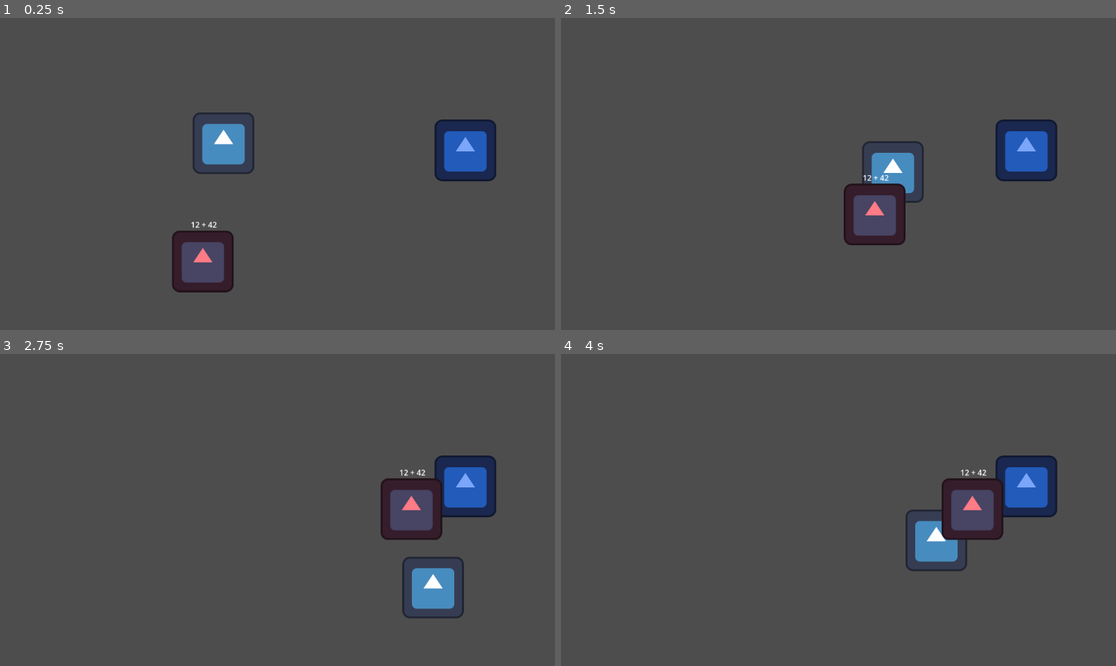
Above: before the commit, frames 1-4 (two rows, left to right).
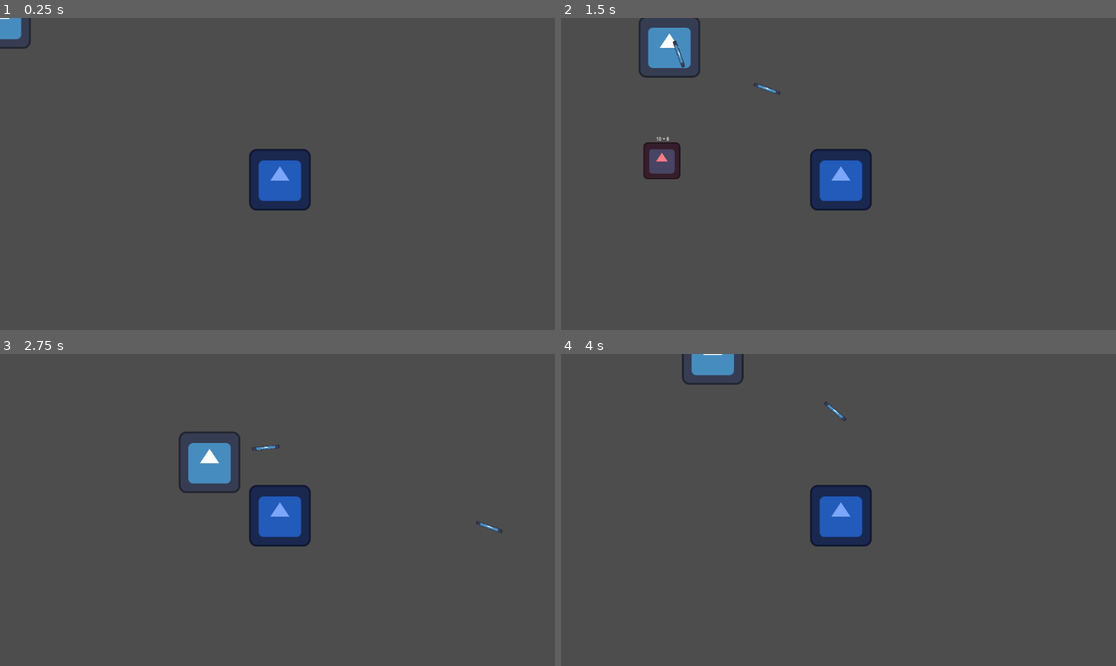
Above: after the commit, the same moments.

Repository: Fatbonks/quiz-game
Game: Godot game, scene res://world.tscn
The game is run twice, just before and just after one commit, with the same random seed, the same clock (stepped at 60 frames per second) and the same inputs. The engine's default icon, where the game draws it, is replaced by a stand-in: a white triangle on a blue panel in a dark square.
Inputs (mouse positions are in pixels of both pictures, inside the frame that each line leads up to):
- Up to frame 1 (0.25 s): no input
- Up to frame 2 (1.5 s): move the mouse to (960, 158) at 0.52 s; hold Right (ui_right) 0.53-1.28 s; click (960, 158) at 0.6 s; move the mouse to (727, 189) at 1.27 s; hold Down (ui_down) from 1.28 s (still down); click (727, 189) at 1.35 s
- Up to frame 3 (2.75 s): move the mouse to (333, 441) at 2.02 s; release Down (ui_down) at 2.03 s; hold Right (ui_right) from 2.03 s (still down); click (333, 441) at 2.1 s
- Up to frame 4 (4 s): move the mouse to (810, 572) at 2.77 s; release Right (ui_right) at 2.78 s; hold Up (ui_up) 2.78-3.53 s; click (810, 572) at 2.85 s; move the mouse to (1005, 556) at 3.52 s; hold Left (ui_left) from 3.53 s (still down); click (1005, 556) at 3.6 s

The runs differ from the first frame. In frame 1, 7.2% of the frame differs, in the area x 0-90%, y 0-88%; in frame 2, 8.0%; in frame 3, 8.1%, in the area x 32-91%, y 24-85%; in frame 4, 7.2%.

Commit message:
added bullets
can now shoot enemy

Diff:
--- a/Global.gd
+++ b/Global.gd
@@ -1,3 +1,5 @@
 extends Node
 
+
+var number_ans = randi_range(1, 50)
 signal tower_pos(pos)
--- /dev/null
+++ b/Hitbox.gd
@@ -0,0 +1,6 @@
+extends Area2D
+
+@export var enemy:Node2D
+
+func destroy_enemy():
+	enemy.queue_free()
--- a/Player.gd
+++ b/Player.gd
@@ -1,9 +1,9 @@
 extends CharacterBody2D
 
-
+@export var world: Node2D
 const SPEED = 300.0
 const JUMP_VELOCITY = -400.0
-
+var bullet = preload("res://bullet.tscn")
 # Get the gravity from the project settings to be synced with RigidBody nodes.
 var gravity = ProjectSettings.get_setting("physics/2d/default_gravity")
 
@@ -23,4 +23,9 @@
 	else:
 		velocity.y = move_toward(velocity.y, 0, SPEED)
 
+	if Input.is_action_just_pressed("shoot"):
+		var bullet_inst = bullet.instantiate()
+		owner.add_child(bullet_inst)
+		bullet_inst.global_position = global_position
+		bullet_inst.look_at(get_global_mouse_position())
 	move_and_slide()
--- /dev/null
+++ b/bullet.gd
@@ -0,0 +1,17 @@
+extends Area2D
+
+
+
+func _physics_process(delta):
+	var dir = Vector2.RIGHT.rotated(rotation)
+	global_position += 500 * dir * delta
+
+
+func _on_area_entered(area):
+	if area.is_in_group("enemy"):
+		area.destroy_enemy()
+		queue_free()
+
+
+func _on_visible_on_screen_notifier_2d_screen_exited():
+	queue_free()
--- /dev/null
+++ b/bullet.tscn
@@ -0,0 +1,26 @@
+[gd_scene load_steps=4 format=3 uid="uid://ctlgmjwprmd1b"]
+
+[ext_resource type="Texture2D" uid="uid://dhvw3ru8ijal" path="res://icon.svg" id="1_aiycn"]
+[ext_resource type="Script" path="res://bullet.gd" id="1_cc33e"]
+
+[sub_resource type="RectangleShape2D" id="RectangleShape2D_h2eh0"]
+size = Vector2(47, 8)
+
+[node name="bullet" type="Area2D"]
+monitorable = false
+script = ExtResource("1_cc33e")
+
+[node name="CollisionShape2D" type="CollisionShape2D" parent="."]
+position = Vector2(-1.5, 0)
+shape = SubResource("RectangleShape2D_h2eh0")
+
+[node name="Sprite2D" type="Sprite2D" parent="."]
+scale = Vector2(0.445313, 0.0625)
+texture = ExtResource("1_aiycn")
+
+[node name="VisibleOnScreenNotifier2D" type="VisibleOnScreenNotifier2D" parent="."]
+position = Vector2(0, 5.96046e-08)
+scale = Vector2(1, 0.4)
+
+[connection signal="area_entered" from="." to="." method="_on_area_entered"]
+[connection signal="screen_exited" from="VisibleOnScreenNotifier2D" to="." method="_on_visible_on_screen_notifier_2d_screen_exited"]
--- a/enemy.tscn
+++ b/enemy.tscn
@@ -1,8 +1,9 @@
-[gd_scene load_steps=5 format=3 uid="uid://uk4pb7ln3j3"]
+[gd_scene load_steps=6 format=3 uid="uid://uk4pb7ln3j3"]
 
 [ext_resource type="Script" path="res://enemy.gd" id="1_7hxbw"]
 [ext_resource type="Texture2D" uid="uid://dhvw3ru8ijal" path="res://icon.svg" id="1_d1n2y"]
 [ext_resource type="PackedScene" uid="uid://ccdmce3einbpq" path="res://enemy_ai.tscn" id="2_60uam"]
+[ext_resource type="Script" path="res://Hitbox.gd" id="4_sq8qx"]
 
 [sub_resource type="RectangleShape2D" id="RectangleShape2D_3itbf"]
 size = Vector2(118, 115)
@@ -17,11 +18,13 @@
 
 [node name="enemyAi" parent="." instance=ExtResource("2_60uam")]
 
-[node name="Area2D" type="Area2D" parent="."]
+[node name="Hitbox" type="Area2D" parent="." node_paths=PackedStringArray("enemy") groups=["enemy"]]
+script = ExtResource("4_sq8qx")
+enemy = NodePath("..")
 
-[node name="CollisionShape2D" type="CollisionShape2D" parent="Area2D"]
+[node name="CollisionShape2D" type="CollisionShape2D" parent="Hitbox"]
 position = Vector2(1, 0.5)
 shape = SubResource("RectangleShape2D_3itbf")
 
-[connection signal="body_entered" from="Area2D" to="." method="_on_area_2d_body_entered"]
-[connection signal="body_exited" from="Area2D" to="." method="_on_area_2d_body_exited"]
+[connection signal="body_entered" from="Hitbox" to="." method="_on_area_2d_body_entered"]
+[connection signal="body_exited" from="Hitbox" to="." method="_on_area_2d_body_exited"]
--- a/enemyAi.gd
+++ b/enemyAi.gd
@@ -5,7 +5,7 @@
 var enemy_num: int
 func _ready():
 	randomize()
-	enemy_num = 54
+	enemy_num = Global.number_ans
 	for e in range(enemy_num+1):
 		var j = str(e, " + ", enemy_num-e)
 		lis.insert(0, j)
--- a/project.godot
+++ b/project.godot
@@ -57,6 +57,11 @@
 "deadzone": 0.5,
 "events": []
 }
+shoot={
+"deadzone": 0.5,
+"events": [Object(InputEventMouseButton,"resource_local_to_scene":false,"resource_name":"","device":-1,"window_id":0,"alt_pressed":false,"shift_pressed":false,"ctrl_pressed":false,"meta_pressed":false,"button_mask":1,"position":Vector2(258, 22),"global_position":Vector2(262, 65),"factor":1.0,"button_index":1,"canceled":false,"pressed":true,"double_click":false,"script":null)
+]
+}
 
 [rendering]
 
--- a/world.tscn
+++ b/world.tscn
@@ -9,12 +9,12 @@
 size = Vector2(113, 116)
 
 [node name="world" type="Node2D"]
-position = Vector2(464, 260)
 
-[node name="Player" parent="." instance=ExtResource("1_0n13y")]
+[node name="Player" parent="." node_paths=PackedStringArray("world") instance=ExtResource("1_0n13y")]
+world = NodePath("..")
 
 [node name="Tower" type="Node2D" parent="." groups=["tower"]]
-position = Vector2(502, 15)
+position = Vector2(581, 336)
 script = ExtResource("2_3bf6r")
 metadata/_edit_group_ = true
 
@@ -30,5 +30,6 @@
 
 [node name="enemy" parent="." instance=ExtResource("4_r5wir")]
 position = Vector2(-89, 265)
+scale = Vector2(0.6, 0.6)
 
 [editable path="enemy"]
